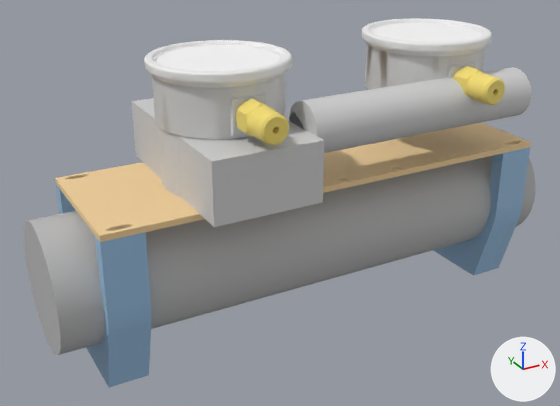
The COLLADA model as_description/meshes/intermediate_assembly.dae, before and after one commit.
The view is the same before and after, from a camera (50 mm lens) standing at (-0.309, -0.328, 0.227) and looking at (-0.13, -0.002, 0.064). Every picture has the same lights, and +X, +Y and +Z are marked at lower right. Where no turn or scale is listed for an object, it has been applied to the vertices.

Script lines for the objects in view, before the commit:
```python
ob_object = bpy.data.objects.new('Object', me_id4_010)
ob_object.location = (0.0, 0.0, 0.0)
```
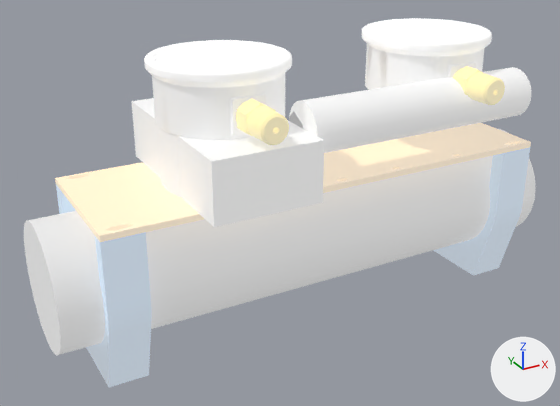
Pixel boxes [x1, y1, x2, y2] of what changed, in the pictures (560 x 406 px):
'Object', recoloured, surface changed (grey to white)
    both: [24, 18, 535, 387]

The change in detail:
In material 'ID10.010' (mat_id10_010), emission_color is now set to (0.35, 0.35, 0.35), grey #a0a0a0.
In material 'ID10.010' (mat_id10_010), emission_strength is now set to 1.0.
In material 'ID19.002' (mat_id19_002), emission_color is now set to (0.35, 0.35, 0.35), grey #a0a0a0.
In material 'ID19.002' (mat_id19_002), emission_strength is now set to 1.0.
In material 'ID20.002' (mat_id20_002), emission_strength is now set to 1.0.
In material 'ID21.002' (mat_id21_002), emission_strength is now set to 1.0.
In material 'ID22.002' (mat_id22_002), emission_strength is now set to 1.0.
In material 'ID23.002' (mat_id23_002), emission_strength is now set to 1.0.
In material 'ID30.002' (mat_id30_002), emission_color is now set to (0.35, 0.35, 0.35), grey #a0a0a0.
In material 'ID30.002' (mat_id30_002), emission_strength is now set to 1.0.
In material 'ID44.002' (mat_id44_002), emission_color is now set to (0.35, 0.35, 0.35), grey #a0a0a0.
In material 'ID44.002' (mat_id44_002), emission_strength is now set to 1.0.
In material 'ID52.002' (mat_id52_002), emission_color is now set to (0.35, 0.35, 0.35), grey #a0a0a0.
In material 'ID52.002' (mat_id52_002), emission_strength is now set to 1.0.
